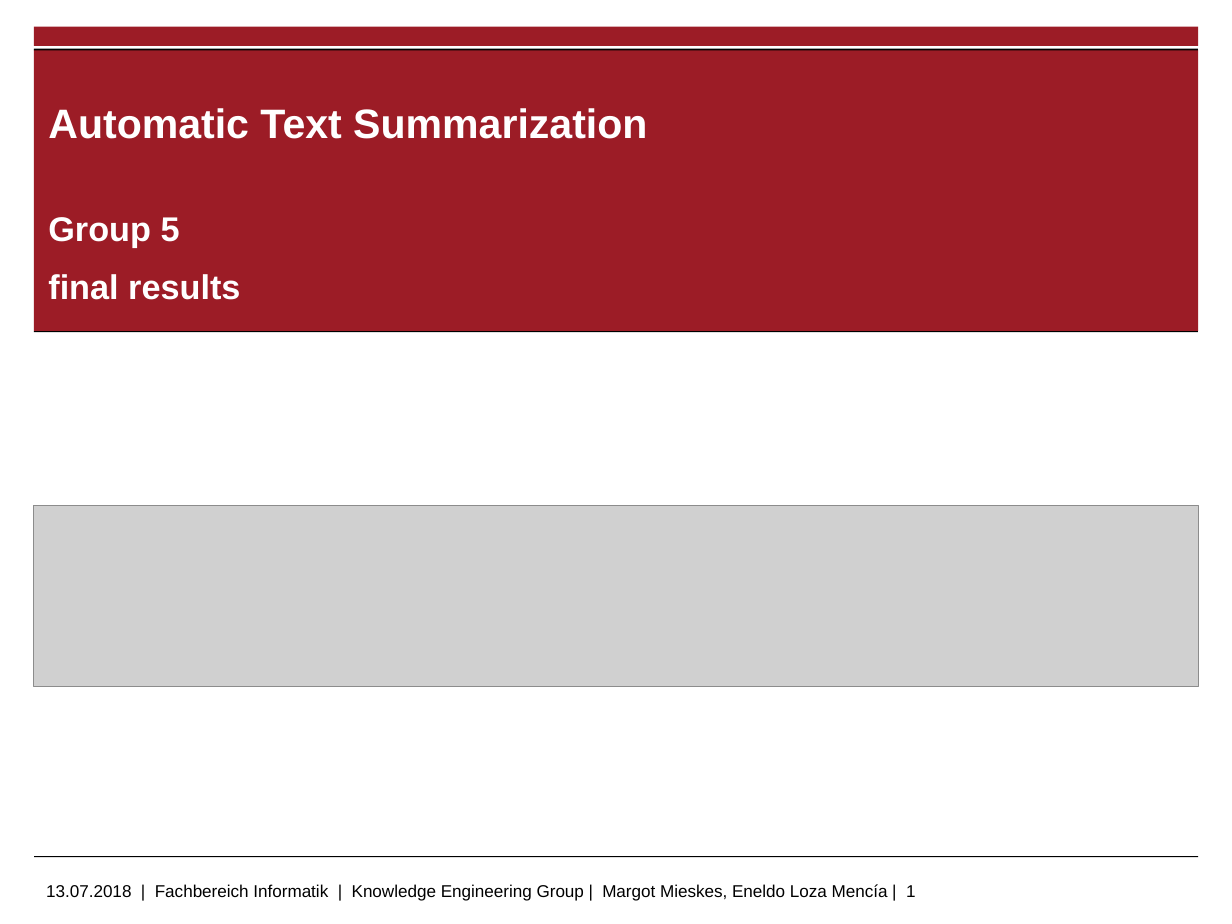
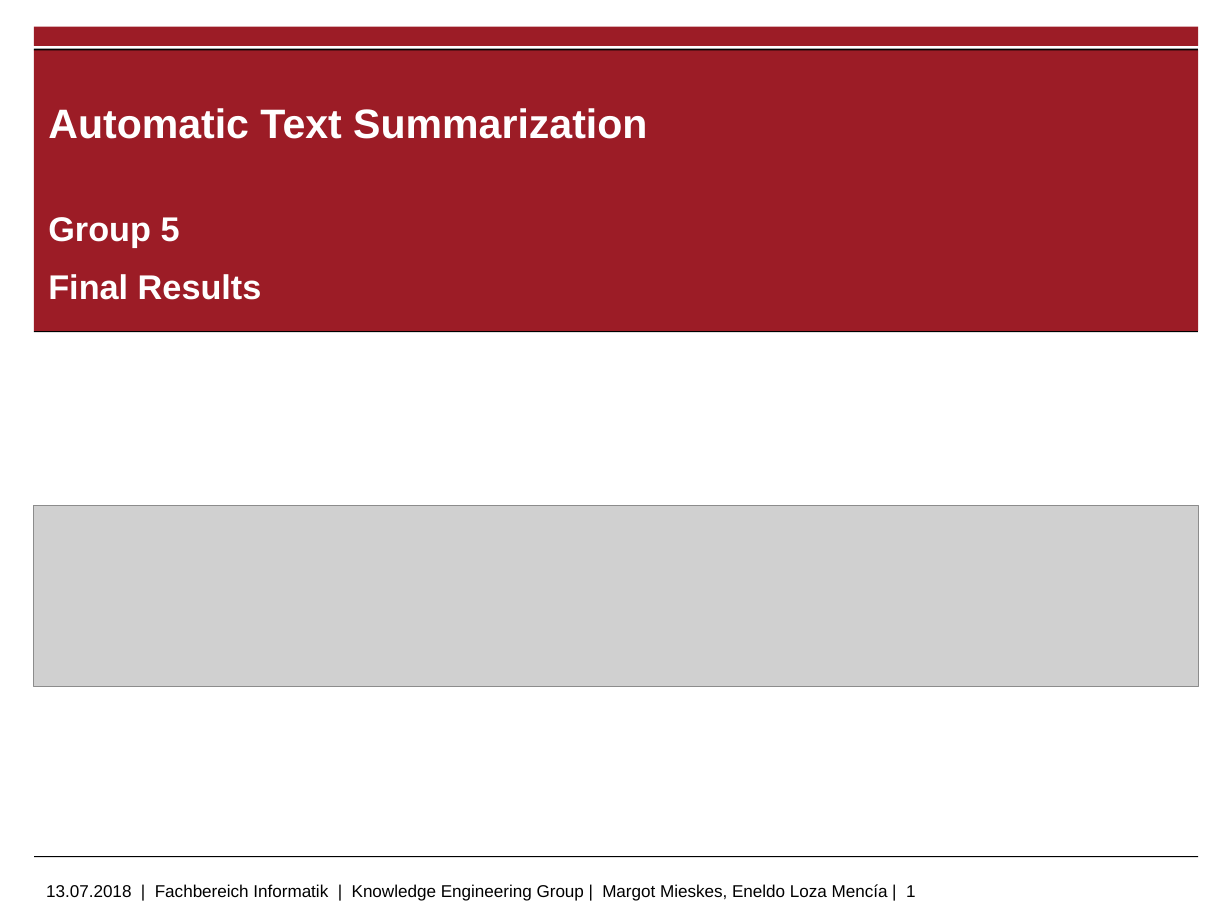
Before and after one commit to markushoehn/Auto_TextSum, a slide deck: slide 1 of presentation/20180713 Gruppe 5 - final.pptx. Drawn at 1232x924 pixels with LibreOffice and Linux fonts; fonts in the diff are those of the drawing; grey boxes stand for pictures; background and template pictures are left out. Boxes give left, top, right and bottom in pixels: in the first picture for what was removed or moved away, otherwise in the second. Text is boxed around its words. In the diff, an @@ line names an element or a change of style, - is before the commit and + after.

```diff
--- a/presentation/20180713 Gruppe 5 - final.pptx
+++ b/presentation/20180713 Gruppe 5 - final.pptx
@@ subtitle at box(48, 274, 262, 300): text changed @@
-final results
+Final Results
```
Also in this commit, not shown: 3 other slides changed, 8 slides added, 2 other files.
